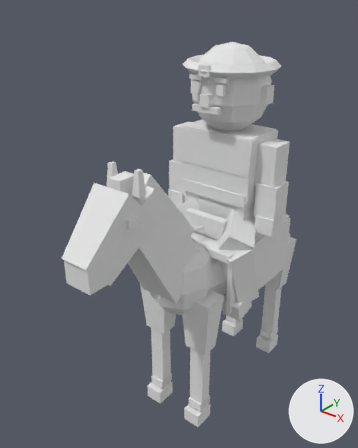
An edit to the glTF model sample_project/assets/3d/units/chinese/cavalry_a1.glb, drawn before and after from the same camera.
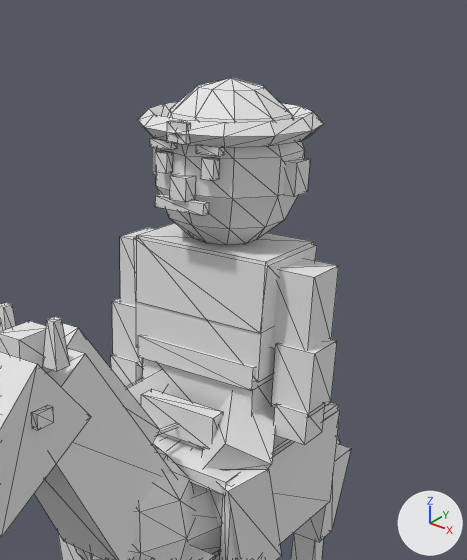
Old and new are each drawn whole from a camera (50 mm lens) standing at (1.66, -2.56, 2.72) and looking at (-0.17, -0.29, 1.31) and again close up on the part from 31% to 100% of the width and 0% to 67% of the height. Lighting does not change. The marker at lower right points along +X, +Y and +Z. The older version's two pictures come first. The close-ups show mesh edges as thin lines. Vertices at exactly the same position are counted once.

Names of what the first close-up shows: 'Body'.
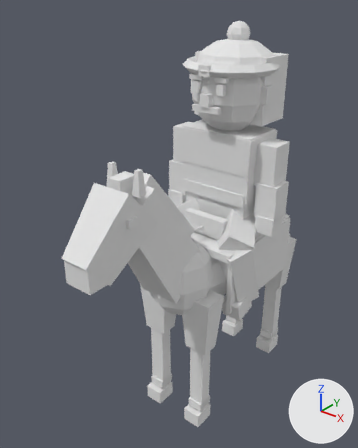
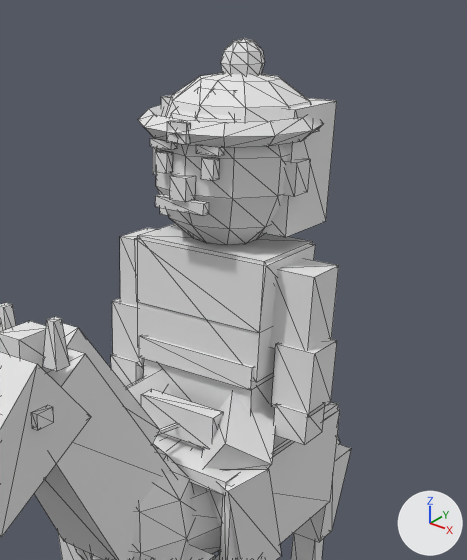
The newer file is also rescaled (x0.98) as a whole; pictures and numbers use the older file's frame.

The change in detail:
me_body is used by ob_body; location (0.0, 0.0, 0.0).
me_body had 782 vertices, 1280 faces and spanned x -0.43..0.41, y -1.29..0.92, z 0.0..2.42.
me_body now has 863 vertices, 1430 faces and spans x -0.43..0.41, y -1.29..0.92, z 0.0..2.53.
me_body part 1: the loose piece of 8 vertices spanning x -0.25..0.25, y -0.15..0.15, z 1.52..1.92 is scaled about its middle by (1, 1.03, 0.55), then moved by (0.0, 0.0, 0.08).
me_body part 2: a new loose piece, a box spanning x -0.24..0.24, y -0.15..0.15, z 1.52..1.92, in mat_pe_unitpalette (white #e7e7e7).
me_body part 3: a new loose piece, a box spanning x -0.24..0.24, y -0.03..0.23, z 1.97..2.35, in mat_pe_unitpalette (white #e7e7e7).
me_body part 4: a new loose piece, an icosphere of 80 faces spanning x -0.07..0.07, y -0.01..0.13, z 2.39..2.53, in mat_pe_unitpalette (white #e7e7e7).
me_body part 5: a new loose piece of 31 vertices spanning x -0.25..0.25, y -0.2..0.3, z 2.27..2.44, in mat_pe_unitpalette (white #e7e7e7).
Other edits to the shape of me_body do not show in these pictures.

Where the change shows, as pixel boxes [x1, y1, x2, y2] in the close-ups (467 x 560 px; the box of a moved part takes in the faces that stretch with it):
'Body', reshaped
    before: [0, 78, 351, 560]
    after: [0, 38, 351, 560]
part 1 of me_body, moved or reshaped
    before: [136, 223, 314, 382]
    after: [135, 237, 316, 333]
part 2 of me_body, added
    after: [138, 223, 313, 382]
part 3 of me_body, added
    after: [160, 95, 337, 237]
part 4 of me_body, added
    after: [221, 38, 265, 75]
part 5 of me_body, added
    after: [164, 72, 319, 133]
